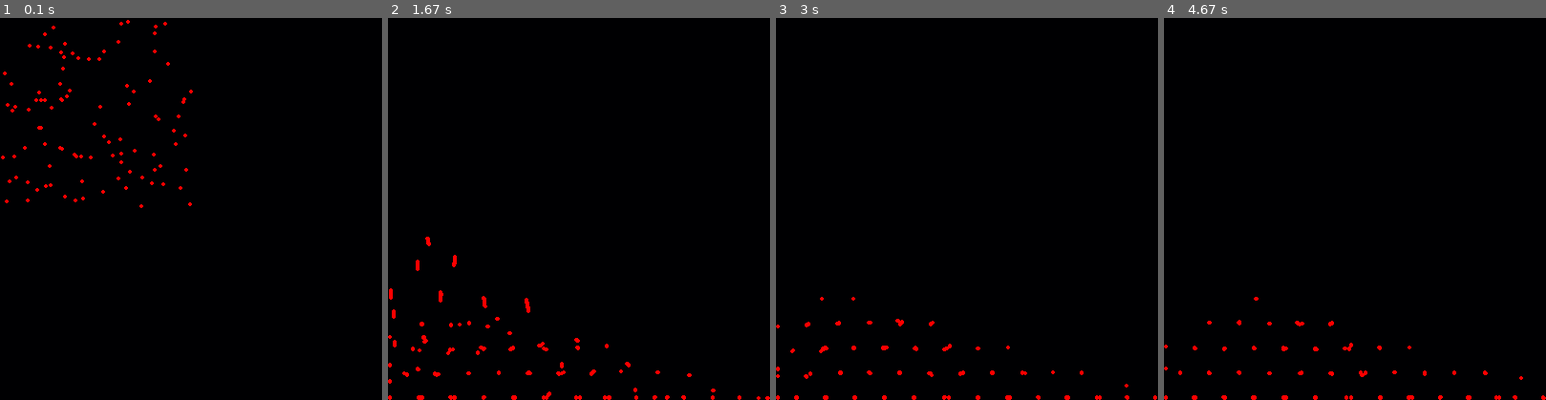
Above: before the commit, frames 1-4 (left to right).
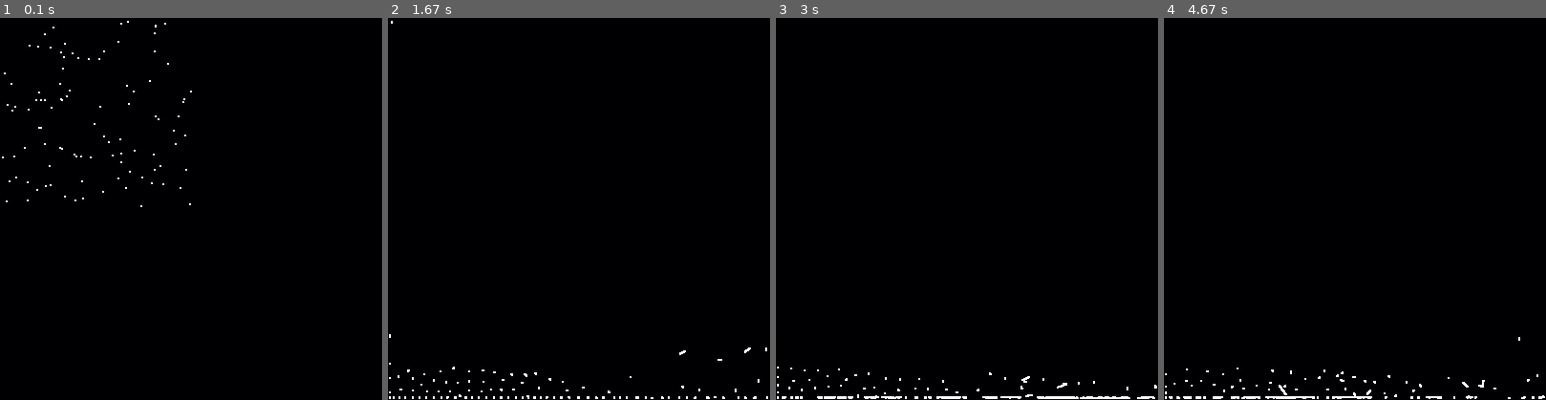
Above: after the commit, the same moments.

Repository: gts0025/test_projects.py
Game: pygame game, started from python/liquid.py
Same seed, same stepped clock (60 frames per second), same inputs: the game is played once before the commit and once after it.
Inputs:
- Up to frame 1 (0.1 s): no input
- Up to frame 2 (1.67 s): no input
- Up to frame 3 (3 s): no input
- Up to frame 4 (4.67 s): tap Enter every 0.33 s from 3.33 to 4.33 s

The runs differ from the first frame. In frame 1, 0.7% of the frame differs, in the area x 0-51%, y 0-50%; in frame 2, 1.4%, in the area x 0-100%, y 0-100%; in frame 3, 1.2%; in frame 4, 1.1%.

Commit message:
changes in the rope generation and forces calculations for more performance

Diff:
--- a/python/liquid.py
+++ b/python/liquid.py
@@ -8,6 +8,7 @@
         self.pos = pos
         self.active = -1
         self.hp = random.randint(100,200)
+        self.color = (255,255,255)
 
 
     def liquid_update(self,target,screen,dt):
@@ -16,40 +17,43 @@
         height = screen.get_height()
 
         limit = 30
-        g = Vector2(0,0.001)
+        g = Vector2(0,9.8*10**-4)
 
 
 
         self.acce.scale(0)
         if self.pos.get_tup() == target.pos.get_tup():
             d = 0
-        else:
-            d = dist(self.pos,target.pos)
+
+            self.pos.x += random.randint(-1,1)/100
+            self.pos.y += random.randint(-1,1)/100
+
+        else: d = dist(self.pos,target.pos)
 
 
-        viscosity = scale(self.speed,7*10**-2)
-        pressure_constant = 1*10**-1
-        tension_constant = -1*10**-2
+        viscosity = scale(self.speed,1*10**-2)
+        pressure_constant = 5*10**0
+        tension_constant = 5*10**-3
 
         self.acce = sub(self.pos,target.pos)
+        self.acce.add(scale(g,1/2))
 
 
-        if d > 1 and d < limit:
+        if d < limit and d>1:
 
-            self.acce.scale(1/(d))
-            self.acce.scale(pressure_constant)
-            self.acce.sub(viscosity)
-
-            self.acce.add(g)
-            #self.acce.scale((dotprod(self.acce,target.acce)))
+            self.acce.scale(1/(d+1))
+            self.acce.scale(pressure_constant/d**2)
+            self.speed.sub(viscosity)
+            self.acce.add(scale(g,1/2))
 
 
-        elif d > limit and d < limit+10:
+        elif d > limit and d < limit+0.1:
 
-            self.acce.scale((d/100)-limit/100)
-            self.acce.scale(tension_constant)
+            self.acce.scale(tension_constant*(-d+limit))
+            self.speed.add(viscosity)
+            self.acce.add(scale(g,1/2))
 
-            self.acce.add(g)
+
 
 
         else:
@@ -104,7 +108,7 @@
             if drop is not target:
 
                 drop.liquid_update(target,screen,dt)
-                pygame.draw.circle(screen,(255,0,0),drop.pos.get_tup(),2)
+                pygame.draw.circle(screen,drop.color,drop.pos.get_tup(),1)
 
 def instersect(pos1,pos2,range):
 
--- a/python/rope_physics.py
+++ b/python/rope_physics.py
@@ -15,6 +15,7 @@
         self.tension = 0
         self.rspeed = 0
         self.racce = 0.0001
+        self.id = 0
 
     def rotation(self):
 
@@ -33,13 +34,13 @@
         else: self.pos.x -= 1
 
 
-    def pendulum_update(self,zero,g,count):
+    def pendulum_update(self,zero,g,count,rest):
         start = time.time()
         count -=1
         if count == 0:
             pass
         else:
-            zero.pendulum_update(self,g,1)
+            zero.pendulum_update(self,g,count,rest)
 
         try:
             zero = zero.pos
@@ -66,19 +67,19 @@
         else:
             if self.tension < 1:
                 self.tension = 1
+        self.acce.scale(0)
         self.acce.sub(sub(self.pos,zero))
         self.acce.norm()
-        rest = 20
 
         if dist(self.pos,zero) > rest:
             self.acce.scale(((dist(self.pos,zero)-rest)/size)*3)
         elif dist(self.pos,zero) < rest:
-            self.acce.scale((1/(dist(self.pos,zero)+rest))*-2.1)
+            self.acce.scale((1/(dist(self.pos,zero)+rest)/size)*-2.1)
 
         self.acce.add(g)
         self.speed.add(self.acce)
         #self.speed.scale_up(0.99)
-        friction = scale(self.speed,-0.005)
+        friction = scale(self.speed,-0.003)
         self.speed.add(friction)
         self.pos.add(self.speed)
 
@@ -127,19 +128,16 @@
 
 
 g = Vector2(0.00,0.005)
-zero = Point(Vector2(300+random.randint(0,round(size/2)),100),Vector2(0,0),Vector2(0,0))
-zero1 = Point(Vector2(300+random.randint(0,round(size/2)),100),Vector2(0,0),Vector2(0,0))
+
+end = Vector2(300+random.randint(0,round(size/2)))
+start = Vector2(300+random.randint(0,round(size/2)))
+
 level = []
 
-ball1 = Point(Vector2(random.randint(0,200),70),Vector2(0,0),Vector2(0,0))
-ball2 = Point(Vector2(random.randint(0,200),70),Vector2(0,0),Vector2(0,0))
-ball3 = Point(Vector2(random.randint(0,200),70),Vector2(0,0),Vector2(0,0))
-ball4 = Point(Vector2(random.randint(0,200),70),Vector2(0,0),Vector2(0,0))
-
-ball5 = Point(Vector2(random.randint(0,200),70),Vector2(0,0),Vector2(0,0))
-ball6 = Point(Vector2(random.randint(0,299),70),Vector2(0,0),Vector2(0,0))
-ball7 = Point(Vector2(random.randint(0,200),70),Vector2(0,0),Vector2(0,0))
-ball8 = Point(Vector2(random.randint(0,200),70),Vector2(0,0),Vector2(0,0))
+for i in range(10):
+    point = Point(Vector2(300+random.randint(0,round(size/2)),100),Vector2(0,0),Vector2(0,0))
+    point.id = i
+    level.append(point)
 
 wipe = pygame.Surface((size,size))
 wipe.set_alpha(50)
@@ -154,51 +152,44 @@
     #zero.rotation()
     #zero1.rotation()
     if mouse1_click == 1:
-        ball1.pendulum_update(zero,g,1)
-
-    ball1.pendulum_update(ball2,g,2)
-
-    ball2.pendulum_update(ball3,g,2)
-
-    ball3.pendulum_update(ball4,g,2)
-
-    ball4.pendulum_update(ball5,g,2)
-
-    ball5.pendulum_update(ball6,g,2)
-
-    ball6.pendulum_update(ball7,g,2)
-
-    ball7.pendulum_update(ball8,g,2)
+        level[0].pendulum_update(start,g,1,20)
+
+    for point1 in level:
+        for point2 in level:
+            if point1.id == point2.id+1:
+                point1.pendulum_update(point2,g,2,20)
+
+
 
     if mouse_click == 1:
-        ball8.pendulum_update(zero1,g,1)
+        level[-1].pendulum_update(end,g,1,20)
 
 
     for event in pygame.event.get():
         if event.type == pygame.MOUSEMOTION:
+            mouse = update_vector(Vector2(0,0),pygame.mouse.get_pos())
+
             if mouse_click == 1:
 
-                mousex, mousey = pygame.mouse.get_pos()
-                mouse = Vector2(mousex,mousey)
-
-                try: zero1.sub(sub(zero1,mouse))
-                except: zero1.pos.sub(sub(zero1.pos,mouse))
+                try: end.sub(sub(end,mouse))
+                except: end.pos.sub(sub(end.pos,mouse))
 
         if event.type == pygame.MOUSEBUTTONDOWN:
-            if event.type == pygame.MOUSEBUTTONDOWN:
-
-                if mouse1_click == 1 and event.button == 1:
-                    try: zero1.sub(sub(zero1,mouse))
-                    except: zero1.pos.sub(sub(zero1.pos,mouse))
+            if event.button == 1:
+                if mouse1_click == 1:
                     mouse1_click = 0
-
-
-                if mouse1_click == 0 and event.button == 1:
-                    mouse1_ciick = 1
-
-
-
-
+                else:
+                    mouse1_click = 1
+
+            if event.button == 2:
+                if mouse_click == 1:
+                    mouse_click = 0
+                else:
+                    mouse_click = 1
+
+            elif event.button == 3:
+                try: start.sub(sub(start,mouse))
+                except: start.pos.sub(sub(start.pos,mouse))
 
         if event.type == pygame.QUIT:
             pygame.quit()
